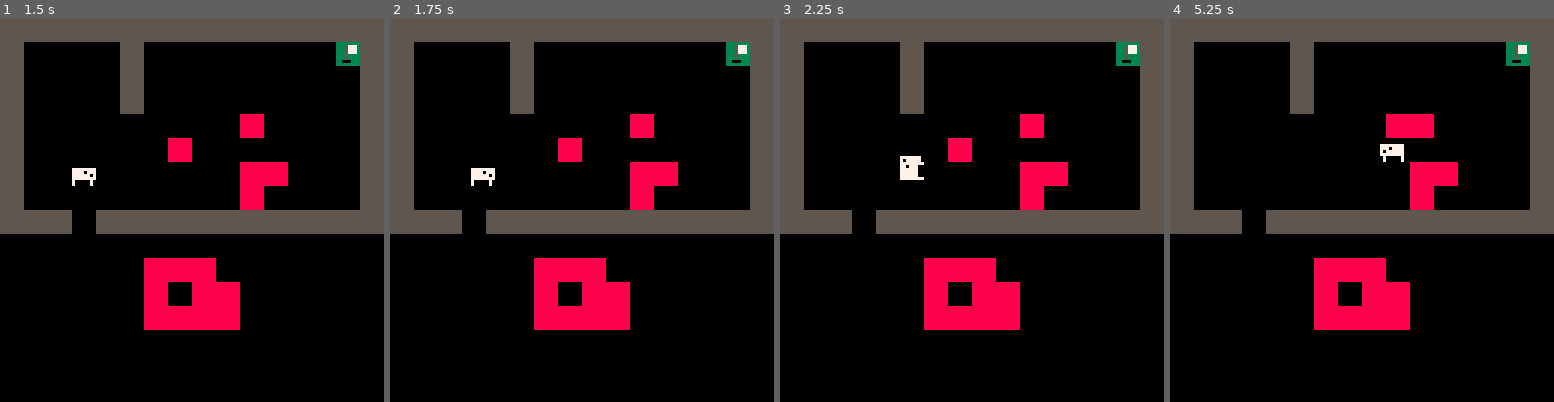
Above: before the commit, frames 1-4 (left to right).
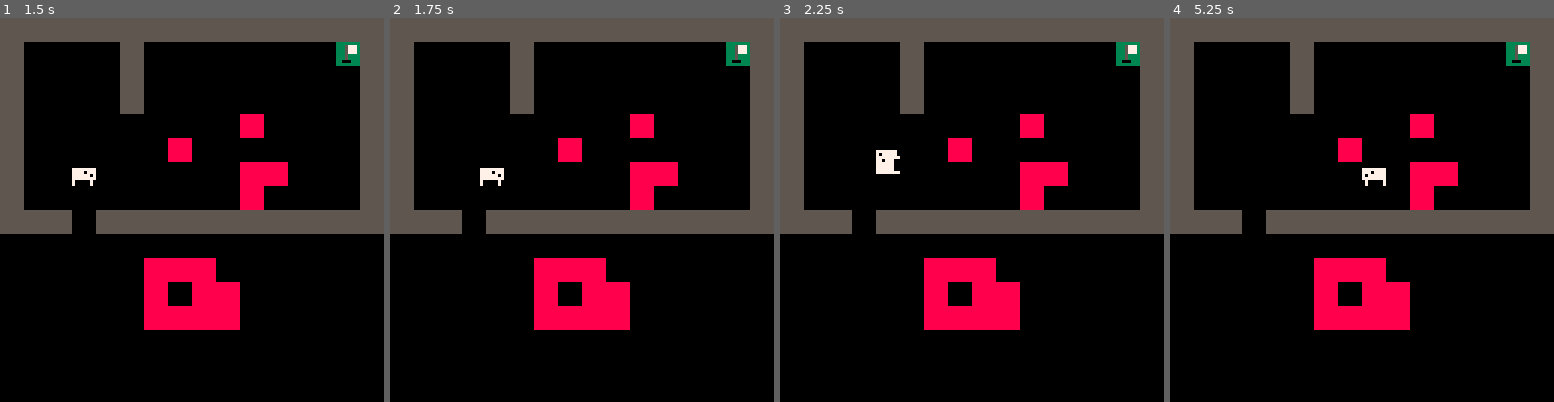
Above: after the commit, the same moments.

Repository: m4thpro/magmae
Game: PICO-8 cartridge groups.p8
Same seed, same stepped clock (60 frames per second), same inputs: the game is played once before the commit and once after it.
Inputs:
- Up to frame 1 (1.5 s): no input
- Up to frame 2 (1.75 s): hold Right from 1.6 s (still down)
- Up to frame 3 (2.25 s): release Right at 2.1 s; hold Up from 2.15 s (still down)
- Up to frame 4 (5.25 s): release Up at 2.42 s; hold Right 2.47-3.03 s; hold Left 3.08-3.58 s; hold Down 3.63-3.97 s; hold Right 4.02-4.68 s; hold Up 4.73-5.03 s; hold Left from 5.08 s (still down)

Frame 1 is identical in both runs. In frame 2, 0.2% of the frame differs, in the area x 21-30%, y 39-44%; in frame 3, 0.6%; in frame 4, 1.2%, in the area x 43-63%, y 25-44%.

Commit message:
faster motion

Diff:
--- a/groups.p8
+++ b/groups.p8
@@ -75,10 +75,11 @@
 
       if block.you then
 	 if (block.dx == 0) and (block.dy == 0) then
-	    if (btn(0)) then block.dx=-1 end
-	    if (btn(1)) then block.dx= 1 end
-	    if (btn(2)) then block.dy=-1 end
-	    if (btn(3)) then block.dy= 1 end
+	    local speed = 2
+	    if (btnp(0)) then block.dx=-speed end
+	    if (btnp(1)) then block.dx= speed end
+	    if (btnp(2)) then block.dy=-speed end
+	    if (btnp(3)) then block.dy= speed end
 
 	    -- stay pointing in movement direction
 	    if block.dx < 0 then
